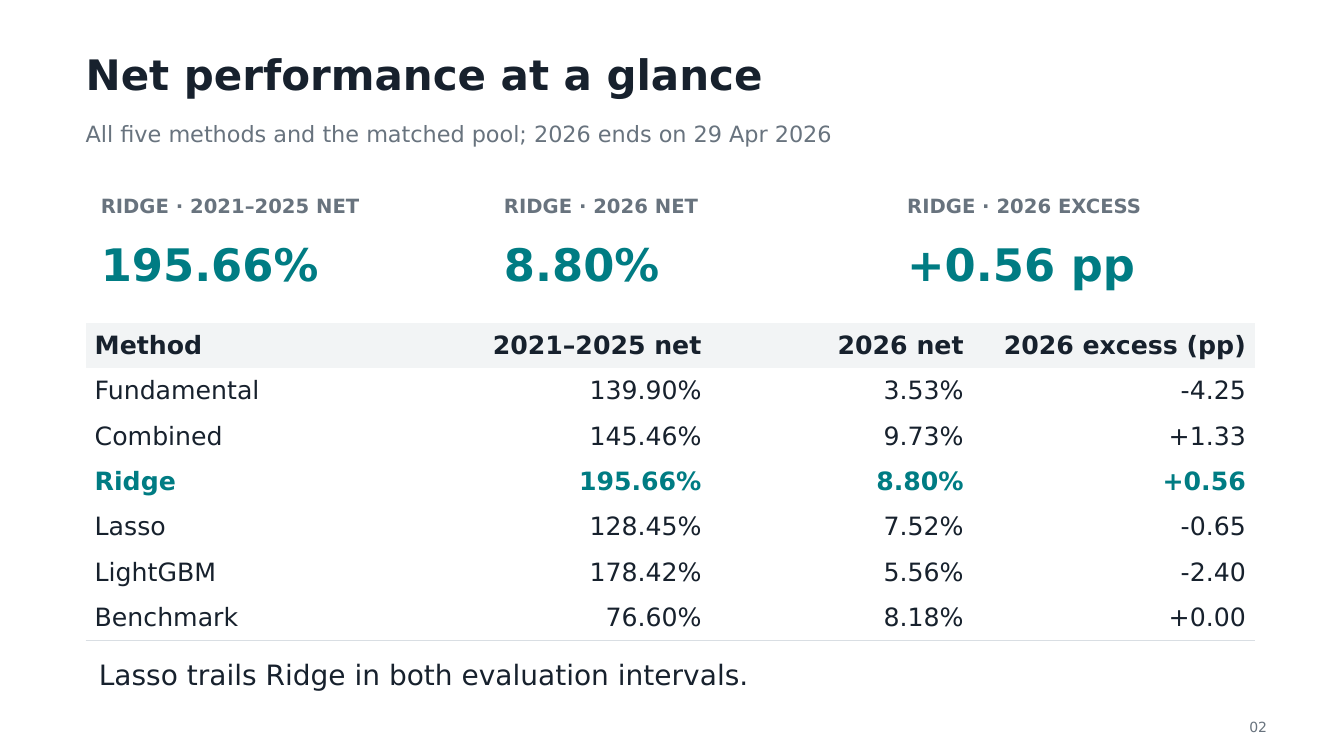
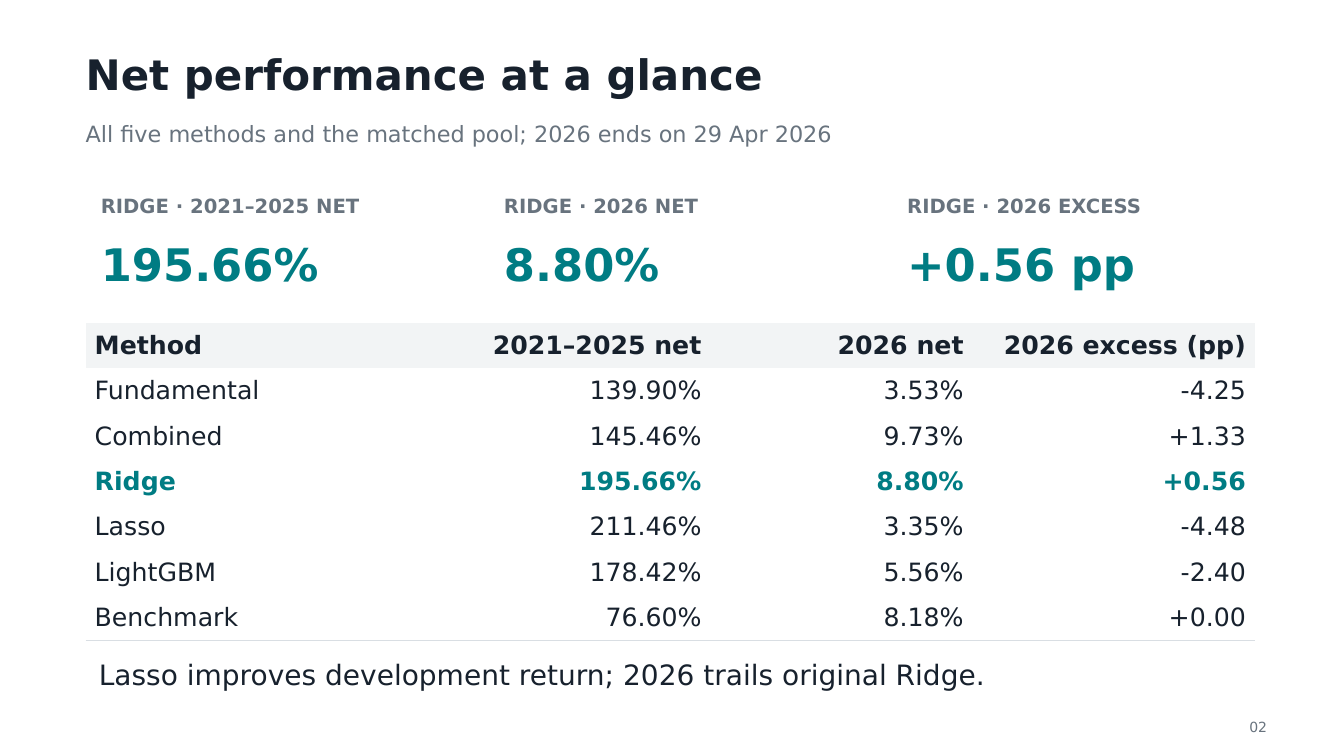
Before and after one commit to smallwhite1909/Investment-Group9, a slide deck: slide 2 of Presentation_Group9.pptx. Drawn at 1344x756 pixels with LibreOffice and Linux fonts; fonts in the diff are those of the drawing. Boxes give left, top, right and bottom in pixels: in the first picture for what was removed or moved away, otherwise in the second. Text is boxed around its words. In the diff, an @@ line names an element or a change of style, - is before the commit and + after.

```diff
--- a/Presentation_Group9.pptx
+++ b/Presentation_Group9.pptx
@@ table at [86, 323, 1255, 640] @@
-row 5: Lasso | 128.45% | 7.52% | -0.65
+row 5: Lasso | 211.46% | 3.35% | -4.48
@@ text at [99, 663, 985, 691]: text changed @@
-Lasso trails Ridge in both evaluation intervals.
+Lasso improves development return; 2026 trails original Ridge.
```
Also in this commit, not shown: 4 other slides changed, 7 other files.
